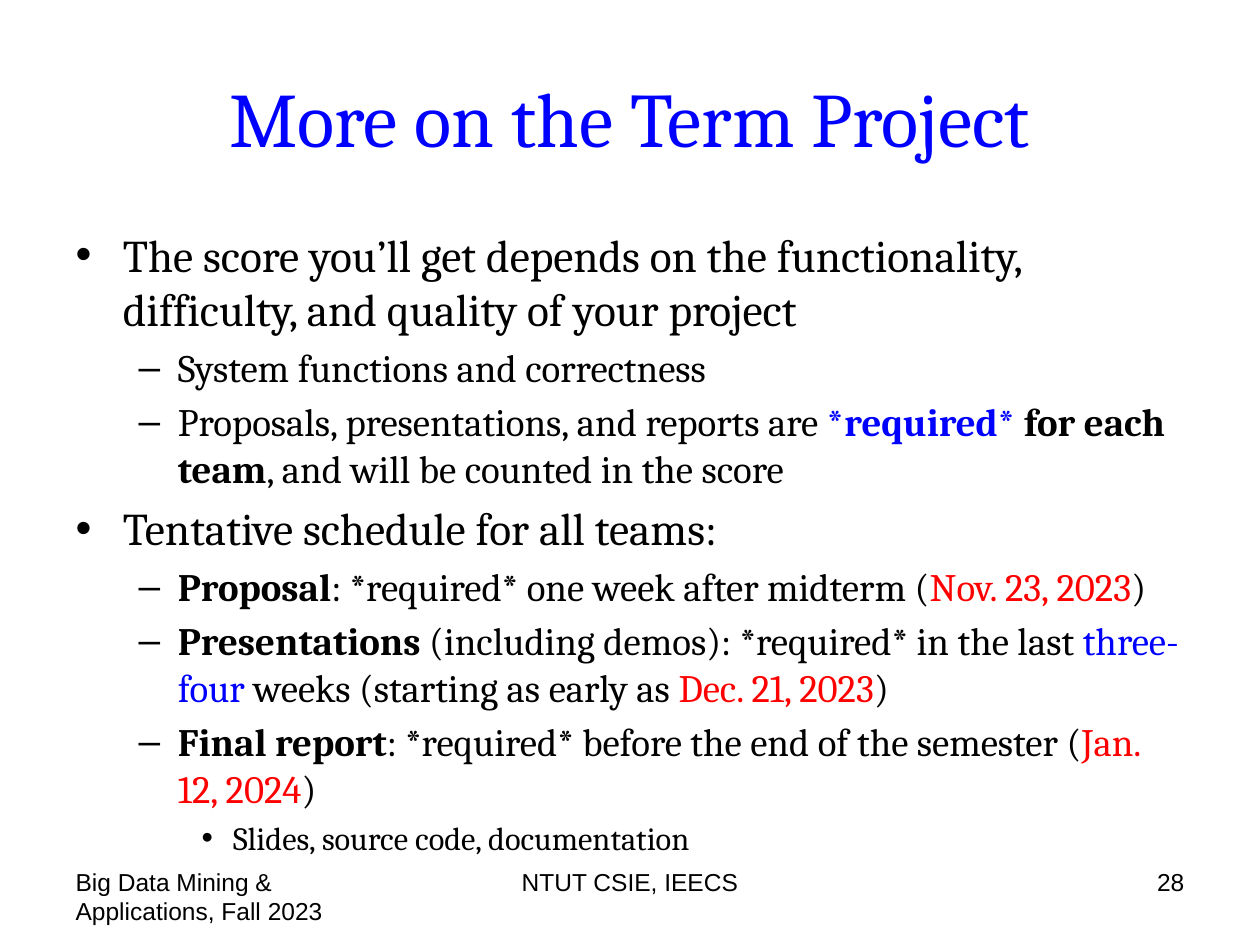
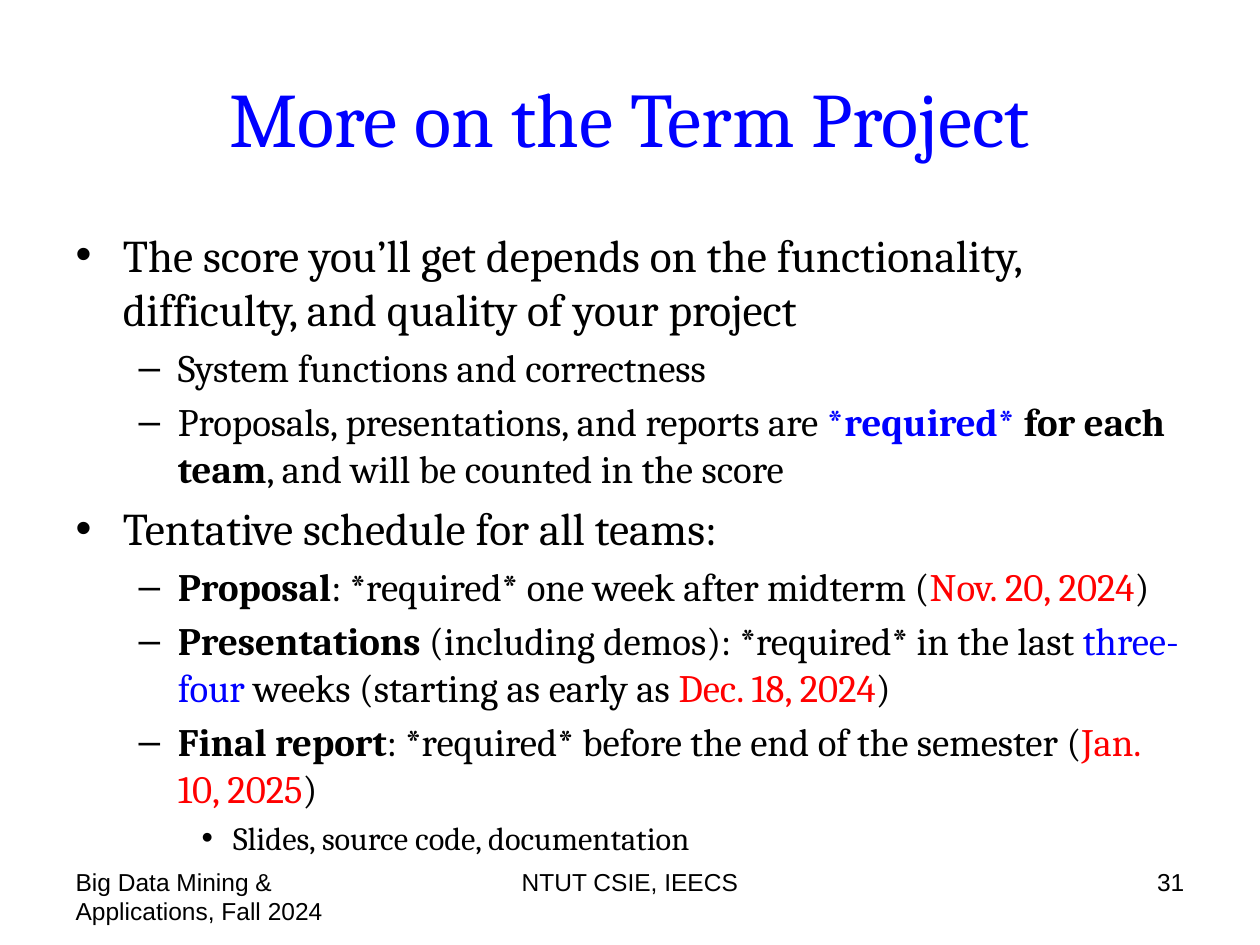
Before and after one commit to chriswjh/chriswjh.github.io, a slide deck: slide 31 of BDM/00-overview.pptx (slide 28 before the commit). Drawn at 1260x945 pixels with LibreOffice and Linux fonts; fonts in the diff are those of the drawing. Boxes give left, top, right and bottom in pixels: in the first picture for what was removed or moved away, otherwise in the second. Text is boxed around its words. In the diff, an @@ line names an element or a change of style, - is before the commit and + after.

```diff
--- a/BDM/00-overview.pptx
+++ b/BDM/00-overview.pptx
@@ text at bbox=[178, 573, 1179, 809]: text changed @@
-  – Proposal: *required* one week after midterm (Nov. 23, 2023)
-  – Presentations (including demos): *required* in the last three-four weeks (starting as early as Dec. 21, 2023)
-  – Final report: *required* before the end of the semester (Jan. 12, 2024)
+  – Proposal: *required* one week after midterm (Nov. 20, 2024)
+  – Presentations (including demos): *required* in the last three-four weeks (starting as early as Dec. 18, 2024)
+  – Final report: *required* before the end of the semester (Jan. 10, 2025)
@@ text at bbox=[76, 873, 323, 925]: text changed @@
-Big Data Mining & Applications, Fall 2023
+Big Data Mining & Applications, Fall 2024
@@ page number at bbox=[1157, 874, 1184, 892]: text changed @@
-28
+31
```
Also in this commit, not shown: 53 other slides changed, 3 slides added.
